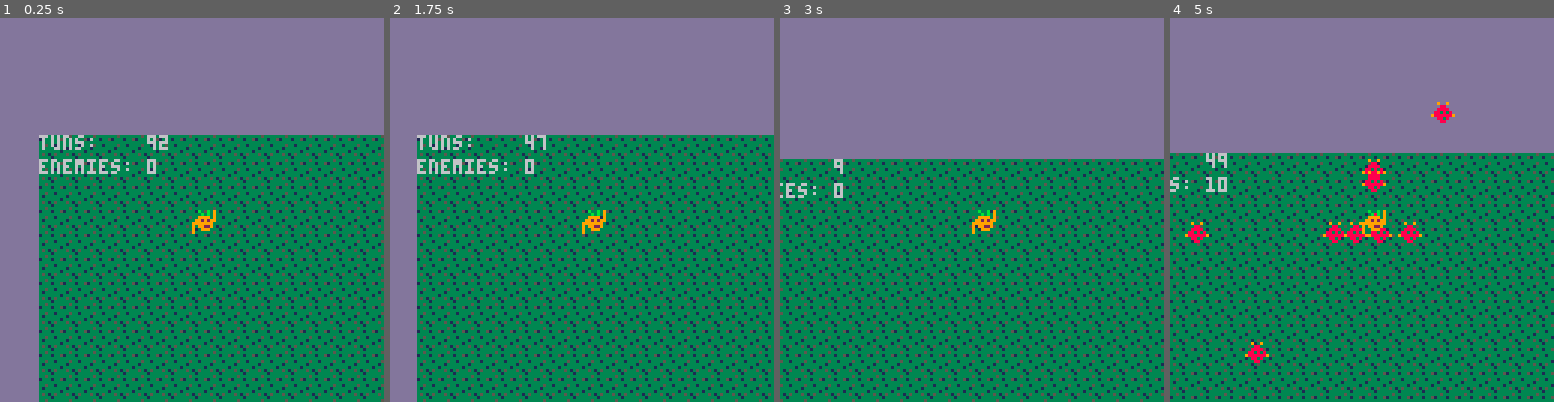
Above: before the commit, frames 1-4 (left to right).
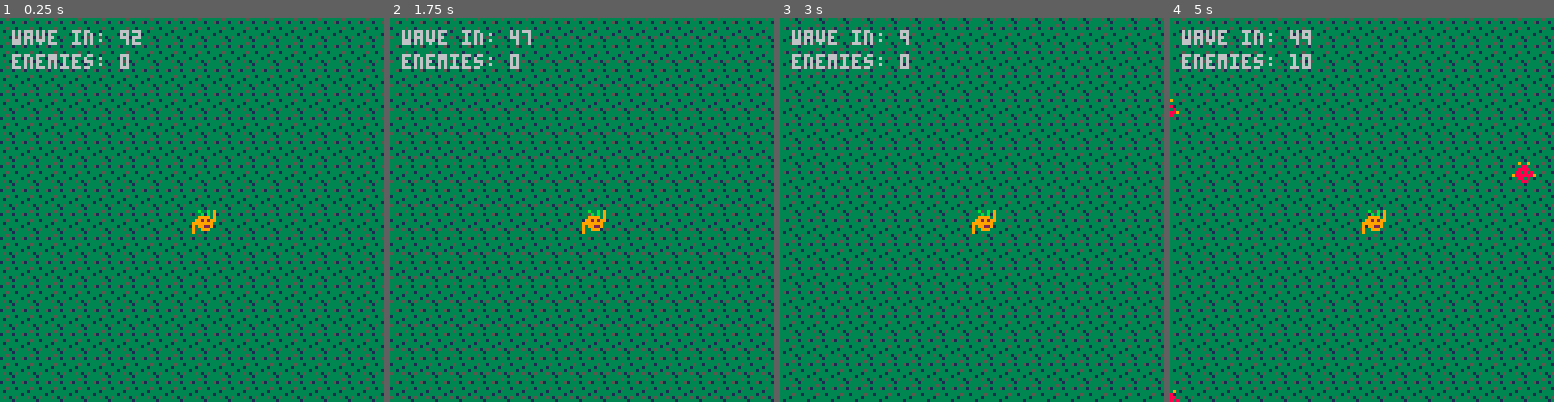
Above: after the commit, the same moments.

Repository: elennick/mbsurv
Game: PICO-8 cartridge mbsurv.p8
Same seed, same stepped clock (60 frames per second), same inputs: the game is played once before the commit and once after it.
Inputs:
- Up to frame 1 (0.25 s): no input
- Up to frame 2 (1.75 s): hold Right from 1.6 s (still down)
- Up to frame 3 (3 s): release Right at 2.1 s; hold Up 2.15-2.42 s; hold Right from 2.47 s (still down)
- Up to frame 4 (5 s): release Right at 3.03 s; hold Left 3.08-3.58 s; hold Down 3.63-3.97 s; hold Right 4.02-4.68 s; hold Up from 4.73 s (still down)

The runs differ from the first frame. In frame 1, 60% of the frame differs, in the area x 0-100%, y 0-100%; in frame 2, 58%; in frame 3, 58%; in frame 4, 57%.

Commit message:
made enemy spawns a little smarter

Diff:
--- a/mbsurv.p8
+++ b/mbsurv.p8
@@ -2,6 +2,7 @@
 version 42
 __lua__
 function _init()
+  debug = true
   te = 0 --time elapsed
   sr = 10 --spawn wave size
   tuns = 100 --time until spawn
@@ -10,9 +11,9 @@
   p = {}
   p.health = 10
   p.spr = 1
-  p.x = 51
-  p.y = 25
-  p.spd = 1
+  p.x = 512
+  p.y = 256
+  p.spd = 1.25
   p.flip = false
 
   --enemies
@@ -47,8 +48,11 @@
   --draw player
   spr(p.spr, p.x, p.y, 1, 1, p.flip)
 
-		print("tuns:    " .. tuns, 0, 0)
-		print("enemies: " .. #enm, 0, 8)
+  --debug info
+  if debug then
+		  print("wave in: " .. tuns, p.x - 60, p.y - 60)
+		  print("enemies: " .. #enm, p.x - 60, p.y - 52)
+  end
 end
 
 function handle_input()
@@ -90,11 +94,25 @@
   for i=1,sr do
     local e = {}
 
-    e.x = flr(rnd(150)) - 75 + p.x
-    e.y = flr(rnd(150)) - 75 + p.y
+    xoffset = (flr(rnd(50)) + 75) * rndplrty()
+    e.x = p.x + xoffset
+
+    yoffset = flr(rnd(50)) + 75 * rndplrty()
+    e.y = p.y + yoffset
+
     e.spd = .5
     e.spr = 4
+
     add(enm, e)
+  end
+end
+
+--generates a random polarity
+function rndplrty()
+  if rnd(1) >= 0.5 then
+    return 1
+  else
+    return -1
   end
 end
 __gfx__
